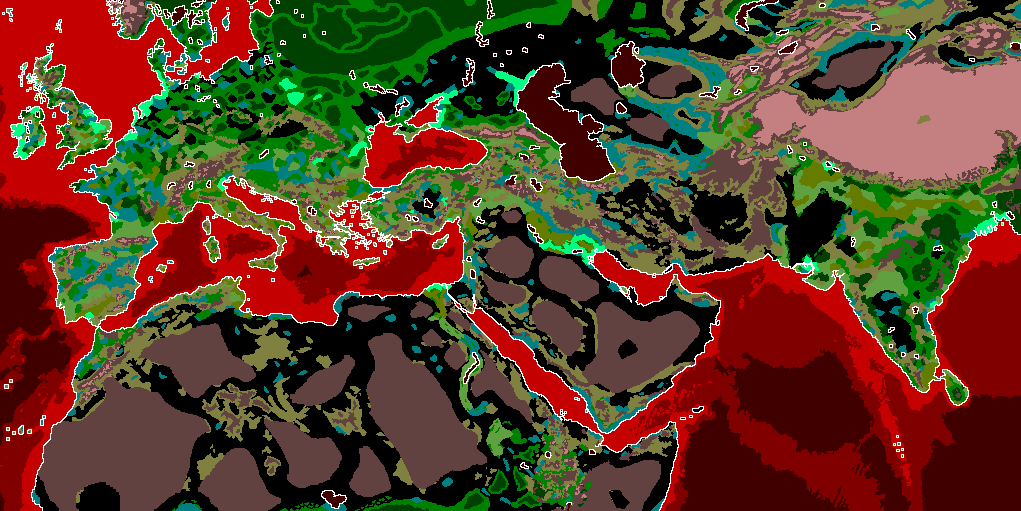
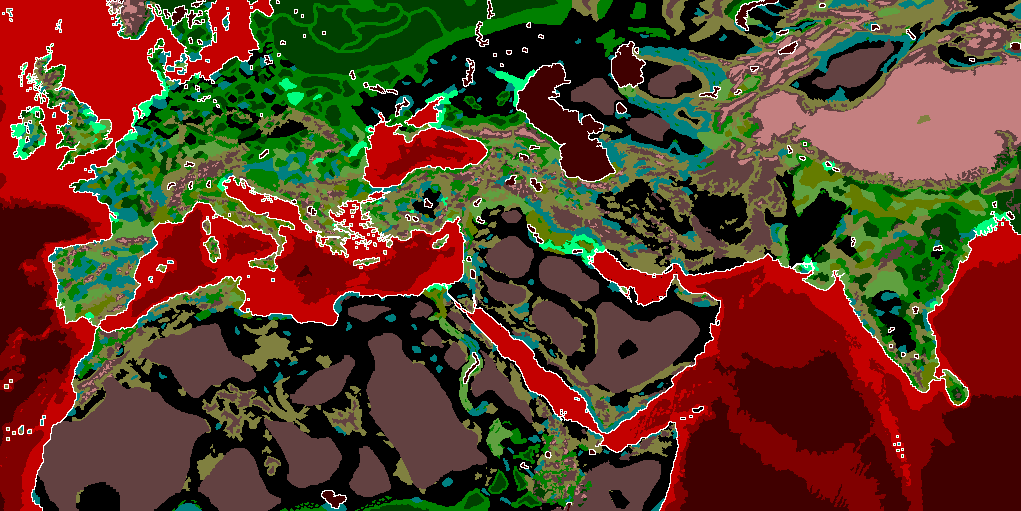
Layer changes from the first 1021×511 image to the second:
painted on "map_ground_types" over (576, 219, 628, 245)
